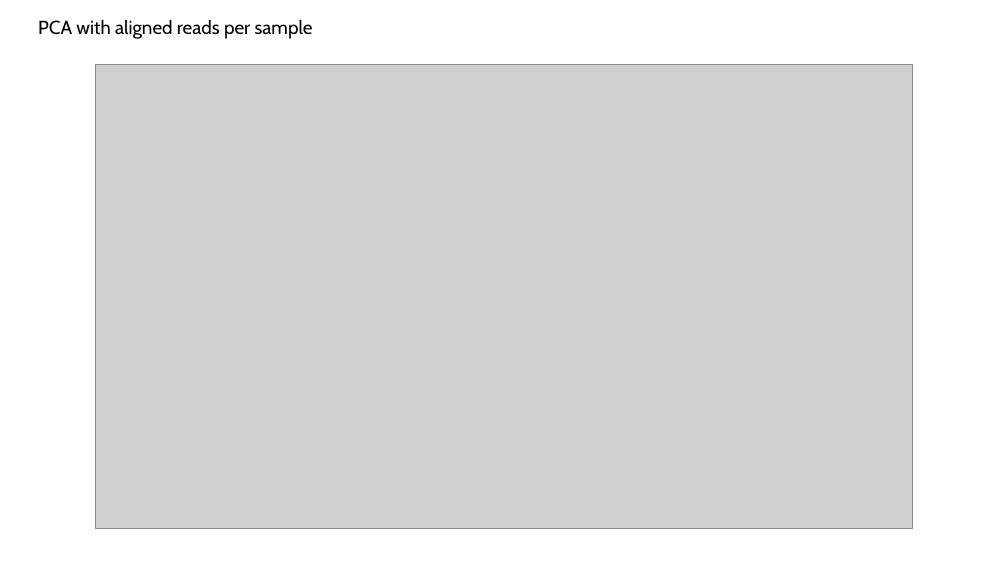
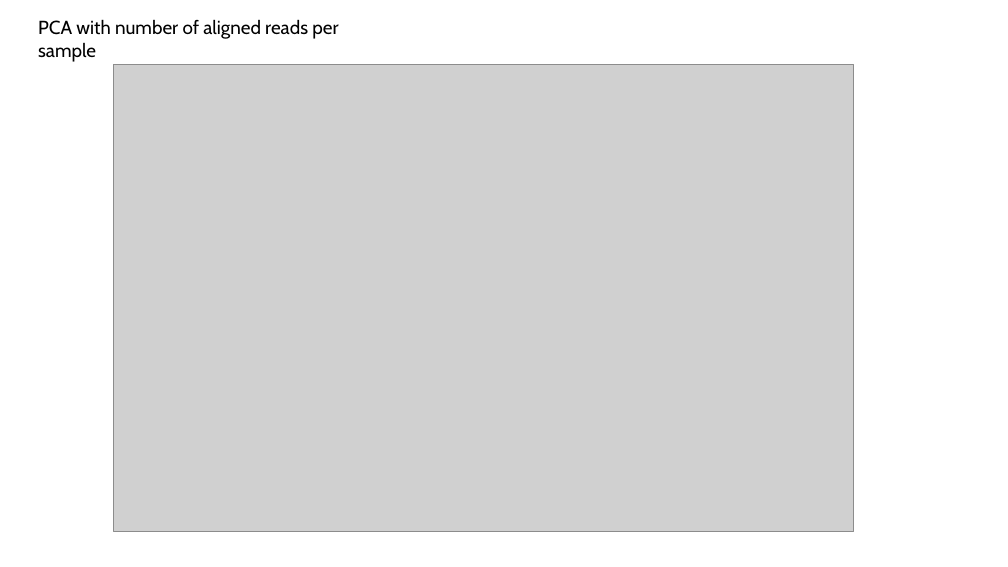
Before and after one commit to luisabender/bioinformatics-bachelor-s-thesis, a slide deck: slide 10 of progress.pptx (slide 9 before the commit). Drawn at 1008x567 pixels with LibreOffice and Linux fonts; fonts in the diff are those of the drawing; grey boxes stand for pictures. Boxes give left, top, right and bottom in pixels: in the first picture for what was removed or moved away, otherwise in the second. Text is boxed around its words. In the diff, an @@ line names an element or a change of style, - is before the commit and + after.

```diff
--- a/progress.pptx
+++ b/progress.pptx
@@ text at [38,19,338,62]: text changed @@
-PCA with aligned reads per sample
+PCA with number of aligned reads per sample
@@ picture: place and size @@
-picture at [95,64,913,529]
+picture at [113,64,854,532]
```
Also in this commit, not shown: 4 other slides changed, 3 slides added, 2 slides removed, 16 other files.
